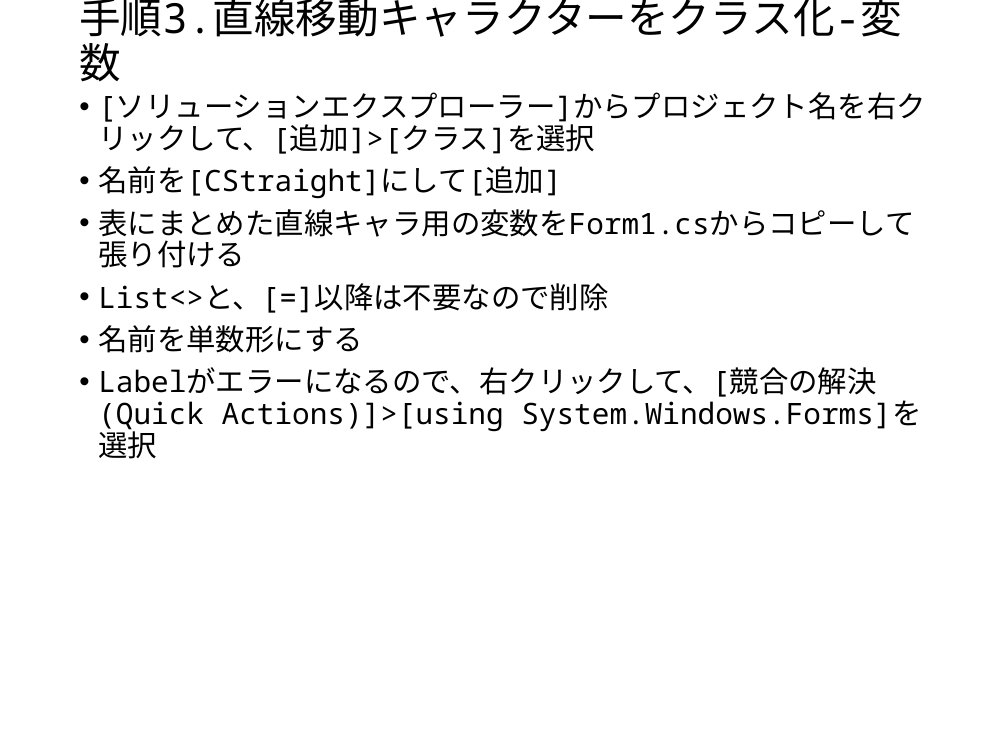
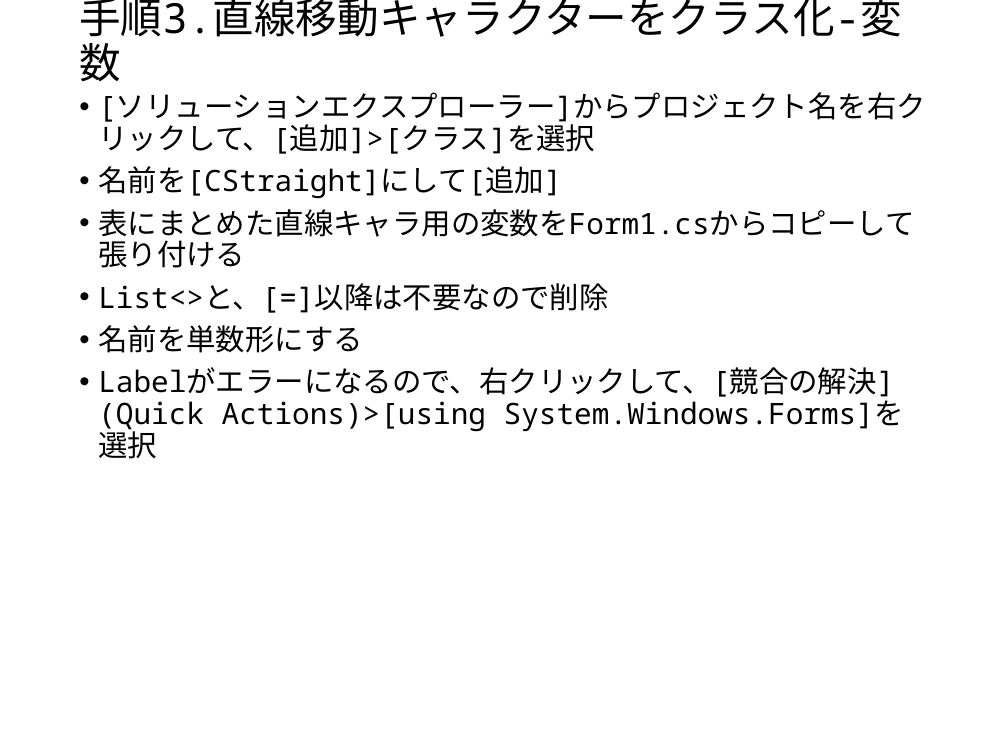
Before and after one commit to tanakaedu/ChrMoveClassPrac, a slide deck: slide 6 of texts/クラス練習.pptx. Drawn at 1008x756 pixels with LibreOffice and Linux fonts; fonts in the diff are those of the drawing. Boxes give left, top, right and bottom in pixels: in the first picture for what was removed or moved away, otherwise in the second. Text is boxed around its words. In the diff, an @@ line names an element or a change of style, - is before the commit and + after.

```diff
--- a/texts/クラス練習.pptx
+++ b/texts/クラス練習.pptx
@@ text at box(98, 367, 904, 459): text changed @@
-• Labelがエラーになるので、右クリックして、[競合の解決(Quick Actions)]>[using System.Windows.Forms]を選択
+• Labelがエラーになるので、右クリックして、[競合の解決](Quick Actions)>[using System.Windows.Forms]を選択
```
Also in this commit, not shown: 9 other slides changed.
